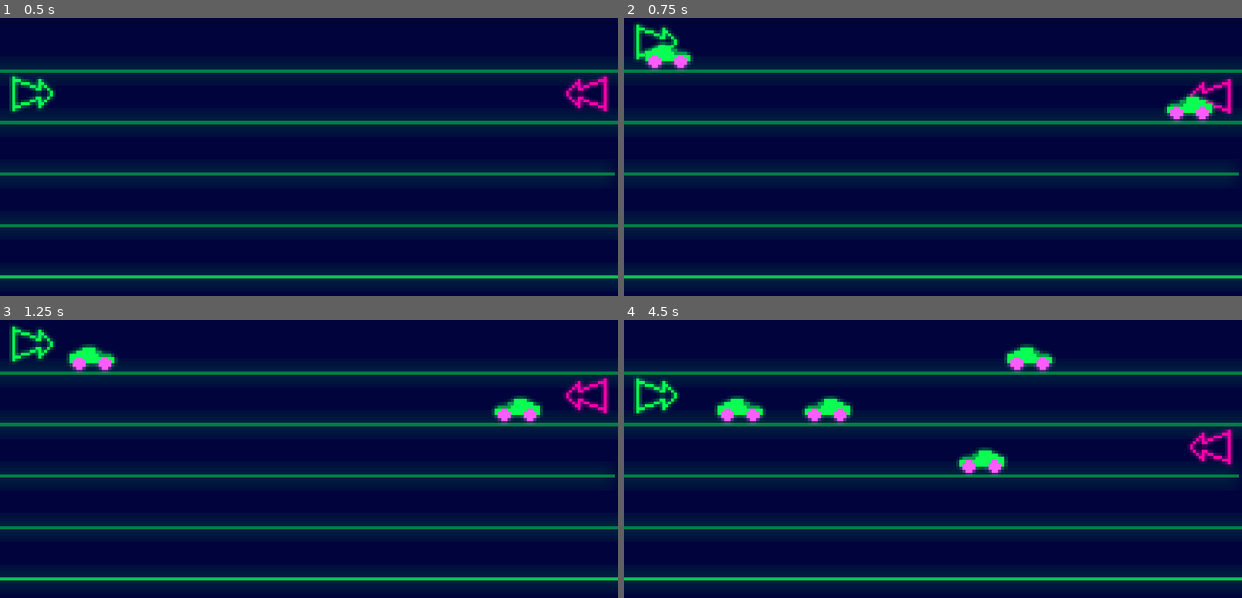
Above: before the commit, frames 1-4 (two rows, left to right).
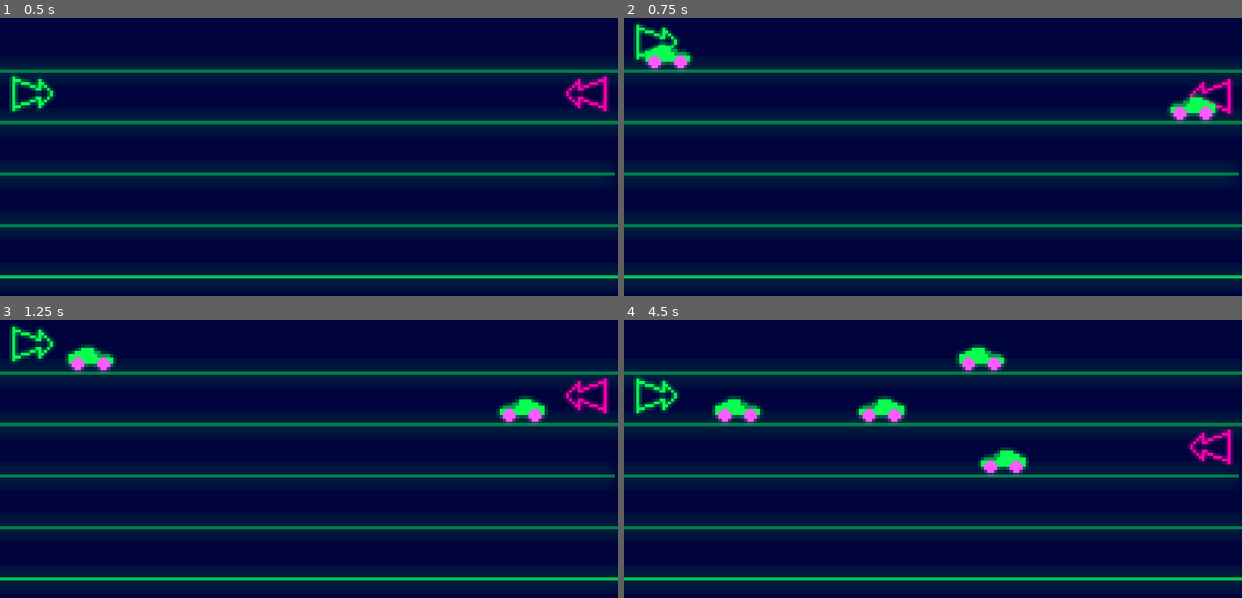
Above: after the commit, the same moments.

Repository: Neppord/battery-pact
Game: Godot game, scene res://main.tscn
Two runs of this game, one before a commit and one after it. Both use one fixed random seed, a clock stepped at 60 frames per second and the inputs below.
Inputs:
- Up to frame 1 (0.5 s): no input
- Up to frame 2 (0.75 s): tap Enter (player_2_spawn) at 0.5 s; hold W (player_1_up) from 0.53 s (still down); tap Space (player_1_spawn) at 0.6 s
- Up to frame 3 (1.25 s): keep holding W (player_1_up)
- Up to frame 4 (4.5 s): release W (player_1_up) at 1.28 s; hold S (player_1_down) 1.28-2.03 s; tap one key every 0.75 s from 1.35 s: Down (player_2_down) Enter (player_2_spawn) Up (player_2_up) Space (player_1_spawn) Down (player_2_down); hold W (player_1_up) 2.03-3.53 s; hold S (player_1_down) from 3.53 s (still down)

Frame 1 is identical in both runs. In frame 2, 0.4% of the frame differs, in the area x 3-97%, y 8-38%; in frame 3, 0.7%; in frame 4, 3.5%, in the area x 14-70%, y 8-57%.

Commit message:
Rework toy as a rigidbody and adjust charge versus speed times
Co-authored-by: Karl Wängberg <karlwangberg@gmail.com>

Diff:
--- a/main.gd
+++ b/main.gd
@@ -19,7 +19,6 @@
 	sfx_player.play()
 	var toy := TOY.instantiate()
 	get_tree().current_scene.add_child(toy) # or add_child(toy) depending on where you want it
-	toy.scale = Vector2(10, 10)
 	toy.global_position = toy_position
 	toy.direction = direction
 # Called when the node enters the scene tree for the first time.
--- a/toy.gd
+++ b/toy.gd
@@ -1,12 +1,11 @@
-extends CharacterBody2D
+extends RigidBody2D
 
 @onready var sprite: Sprite2D = $NeonToyCar
 @onready var sfx_player: AudioStreamPlayer2D = $"SFX player"
 
 const SPEED = 300.0
-const CONSUMPTION := 0.03
 var direction := Vector2.RIGHT
-var charge: float = 10.0
+var charge: float = 1
 
 func _process(delta: float) -> void:
 	if direction == Vector2.RIGHT:
@@ -15,11 +14,13 @@
 		sprite.flip_h = true
 
 func _physics_process(delta: float) -> void:
-	charge -= CONSUMPTION
-	velocity = direction * SPEED
 	if charge > 0:
-		move_and_slide()
-		if get_slide_collision_count() > 0 and !sfx_player.is_playing():
-			sfx_player.play()
+		charge -= delta/15
+		set_linear_velocity(direction * charge * SPEED)
 	else:
 		sprite.modulate = Color.DIM_GRAY
+
+
+func _on_body_entered(body: Node) -> void:
+	if !sfx_player.is_playing():
+		sfx_player.play() # Replace with function body.
--- a/toy.tscn
+++ b/toy.tscn
@@ -7,7 +7,7 @@
 [ext_resource type="AudioStream" uid="uid://c55o21di6s17t" path="res://sfx/break.wav" id="5_okrti"]
 
 [sub_resource type="RectangleShape2D" id="RectangleShape2D_fe3bf"]
-size = Vector2(14, 8)
+size = Vector2(139, 69)
 
 [sub_resource type="AudioStreamRandomizer" id="AudioStreamRandomizer_gdnoh"]
 random_pitch = 1.1362262
@@ -16,16 +16,23 @@
 stream_1/stream = ExtResource("4_7crt5")
 stream_2/stream = ExtResource("5_okrti")
 
-[node name="CharacterBody2D" type="CharacterBody2D" unique_id=84683247]
+[node name="Toy" type="RigidBody2D" unique_id=1072743980]
+position = Vector2(-5, 0)
+gravity_scale = 0.0
+contact_monitor = true
+max_contacts_reported = 16
 script = ExtResource("1_4kfnp")
 
 [node name="CollisionShape2D" type="CollisionShape2D" parent="." unique_id=173025041]
-position = Vector2(0, -4)
+position = Vector2(5.5, -34.5)
 shape = SubResource("RectangleShape2D_fe3bf")
 
 [node name="NeonToyCar" type="Sprite2D" parent="." unique_id=831308392]
-position = Vector2(0, -4)
+position = Vector2(4.9999995, -38.999996)
+scale = Vector2(10, 10)
 texture = ExtResource("1_tvsie")
 
 [node name="SFX player" type="AudioStreamPlayer2D" parent="." unique_id=1251227886]
 stream = SubResource("AudioStreamRandomizer_gdnoh")
+
+[connection signal="body_entered" from="." to="." method="_on_body_entered"]
Not shown, changed: TODO.md
